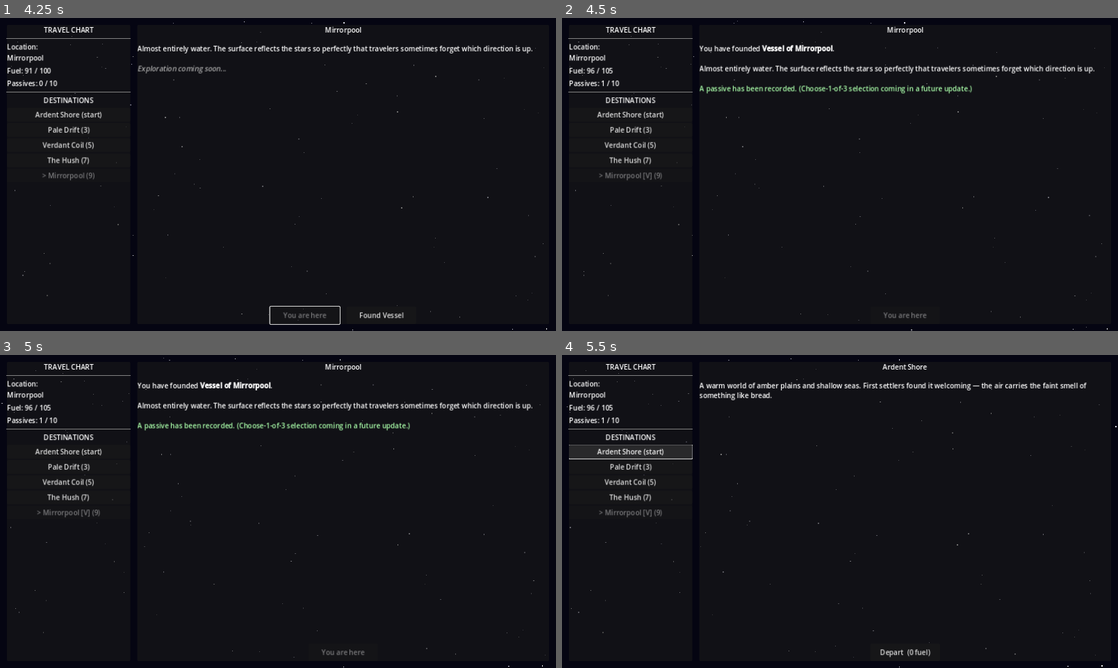
Above: before the commit, frames 1-4 (two rows, left to right).
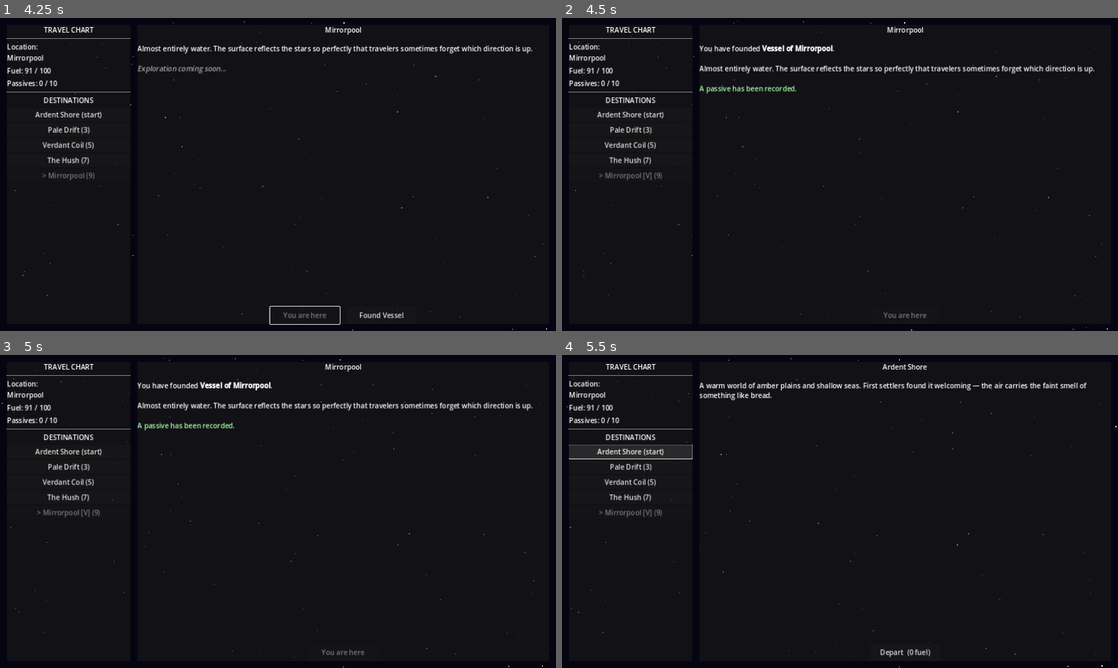
Above: after the commit, the same moments.

Repository: ColdTie/Metanoia-Vessel-2D
Game: Godot game, scene res://scenes/travel/travel_screen.tscn
Same seed, same stepped clock (60 frames per second), same inputs: the game is played once before the commit and once after it.
Inputs:
- Up to frame 1 (4.25 s): click "Pale Drift (3)" at 0.5 s; click "Verdant Coil (5)" at 1.25 s; click "The Hush (7)" at 2 s; click "Mirrorpool (9)" at 2.75 s; click "Depart (9 fuel)" at 3.5 s
- Up to frame 2 (4.5 s): click "Found Vessel" at 4.25 s
- Up to frame 3 (5 s): no input
- Up to frame 4 (5.5 s): click "Ardent Shore (start)" at 5 s

Frame 1 is identical in both runs. In frame 2, 0.4% of the frame differs, in the area x 5-74%, y 15-25%; in frame 3, 0.4%; in frame 4, less than 0.1%.

Commit message:
feat: choose-1-of-3 passive selection on settling
Add Passive Select screen (scenes/ui/passive_select.tscn) shown after
every settlement past the first. GameState gains passive_pool and
draw_passive_choices() to draw 3 random unowned passives; the player
picks one and it's granted via the existing add_passive() flow. First
settlement still auto-grants founding_bonus as before.

Resolves the choose-1-of-3 TODOs in game_state.gd, travel_screen.gd,
and design/systems.md.

Co-Authored-By: Claude Sonnet 5 <noreply@anthropic.com>
Claude-Session: https://claude.ai/code/session_01JkkYFc7PGGhm9wofssaLJJ

Diff:
--- /dev/null
+++ b/scenes/ui/passive_select.tscn
@@ -0,0 +1,6 @@
+[gd_scene load_steps=2 format=3 uid="uid://cpassiveselect1"]
+
+[ext_resource type="Script" path="res://scripts/ui/passive_select.gd" id="1_passive_select"]
+
+[node name="PassiveSelect" type="Control"]
+script = ExtResource("1_passive_select")
--- a/scripts/autoloads/game_state.gd
+++ b/scripts/autoloads/game_state.gd
@@ -15,6 +15,37 @@
 # World catalog — initialized in _ready(); mutated when worlds are settled.
 # Each entry: {id, name, type, description, settled, vessel_name, distance, specimens}
 var world_catalog: Array = []
+
+# Settling reward pool for the choose-1-of-3 flow (all settlements after the
+# first — the first settlement always grants founding_bonus, see
+# TravelScreen._on_settle_pressed). Drawn from until exhausted.
+var passive_pool: Array = [
+	{
+		"id": "root_knowledge",
+		"name": "Root Knowledge",
+		"desc": "Jungle worlds yield extra specimens.",
+	},
+	{
+		"id": "echo_listener",
+		"name": "Echo Listener",
+		"desc": "Unlocks extra creature dialogue options.",
+	},
+	{
+		"id": "frost_hardened",
+		"name": "Frost Hardened",
+		"desc": "Ice-world travel costs 1 less fuel.",
+	},
+	{
+		"id": "tide_reader",
+		"name": "Tide Reader",
+		"desc": "Ocean worlds reveal hidden specimens.",
+	},
+	{
+		"id": "dust_walker",
+		"name": "Dust Walker",
+		"desc": "Desert worlds never trigger forced combat.",
+	},
+]
 
 signal world_changed(new_world: String)
 signal passive_gained(passive: Dictionary)
@@ -111,6 +142,20 @@
 	return true
 
 
+func draw_passive_choices(count: int) -> Array:
+	var owned_ids: Array = []
+	for p in passives:
+		owned_ids.append(p.get("id", ""))
+
+	var available: Array = []
+	for p in passive_pool:
+		if not owned_ids.has(p["id"]):
+			available.append(p)
+
+	available.shuffle()
+	return available.slice(0, min(count, available.size()))
+
+
 func add_passive(passive: Dictionary) -> void:
 	passives.append(passive)
 	passive_gained.emit(passive)
--- a/scripts/travel/travel_screen.gd
+++ b/scripts/travel/travel_screen.gd
@@ -7,6 +7,8 @@
 const STAR_SPEEDS: Array = [12.0, 28.0, 55.0]
 const STAR_COUNTS: Array = [120, 70, 35]
 const STAR_SPAN_W: float = 2560.0   # double viewport width for seamless wrap
+
+const PassiveSelectScene := preload("res://scenes/ui/passive_select.tscn")
 
 var _star_layers: Array = []
 var _star_root: Node2D
@@ -22,6 +24,8 @@
 var _settle_button: Button
 
 var _selected_world_id: String = ""
+var _pending_settle_world_id: String = ""
+var _passive_select: Control
 
 
 func _ready() -> void:
@@ -100,6 +104,10 @@
 	_build_left_panel(root)
 	_build_right_panel(root)
 
+	_passive_select = PassiveSelectScene.instantiate()
+	_passive_select.passive_chosen.connect(_on_passive_chosen)
+	canvas.add_child(_passive_select)
+
 
 func _build_left_panel(parent: Control) -> void:
 	var panel := PanelContainer.new()
@@ -287,30 +295,67 @@
 	if world.get("settled", false):
 		return
 
+	var is_first_settlement: bool = not _any_world_settled()
+
 	world["settled"] = true
 	world["vessel_name"] = "Vessel of " + world["name"]
-
-	# Grant the founding passive (choose-1-of-3 UI is TODO)
-	GameState.add_passive({
-		"id": "founding_bonus",
-		"name": "Founding Bonus",
-		"desc": "The act of founding grants clarity. +5 max fuel.",
-		"source": world["name"],
-	})
-	GameState.max_fuel += 5
-	GameState.refuel(5)
 
 	_settle_button.visible = false
 	_populate_destinations()
 	_refresh_status()
 
+	if is_first_settlement:
+		# First settlement always grants the founding passive.
+		GameState.add_passive({
+			"id": "founding_bonus",
+			"name": "Founding Bonus",
+			"desc": "The act of founding grants clarity. +5 max fuel.",
+			"source": world["name"],
+		})
+		GameState.max_fuel += 5
+		GameState.refuel(5)
+		_show_settled_message(world)
+		SaveLoad.save_game()
+	else:
+		var choices := GameState.draw_passive_choices(3)
+		if choices.is_empty():
+			_show_settled_message(world)
+			SaveLoad.save_game()
+		else:
+			_pending_settle_world_id = world["id"]
+			_world_desc_label.text = \
+				"You have founded [b]" + world["vessel_name"] + "[/b].\n\n" \
+				+ "[color=#aaffaa]Choose a passive to complete the settlement.[/color]"
+			_passive_select.open(choices)
+
+
+func _on_passive_chosen(passive: Dictionary) -> void:
+	var world := GameState.get_world_by_id(_pending_settle_world_id)
+	_pending_settle_world_id = ""
+	if world.is_empty():
+		return
+
+	var granted := passive.duplicate()
+	granted["source"] = world["name"]
+	GameState.add_passive(granted)
+
+	_refresh_status()
+	_show_settled_message(world)
+	SaveLoad.save_game()
+
+
+func _any_world_settled() -> bool:
+	for world in GameState.world_catalog:
+		if world.get("settled", false):
+			return true
+	return false
+
+
+func _show_settled_message(world: Dictionary) -> void:
 	_world_desc_label.text = \
-		"You have founded [b]" + world["vessel_name"] + "[/b].\n\n" \
+		"You have founded [b]" + world.get("vessel_name", "") + "[/b].\n\n" \
 		+ world.get("description", "") \
-		+ "\n\n[color=#aaffaa]A passive has been recorded. " \
-		+ "(Choose-1-of-3 selection coming in a future update.)[/color]"
-
-	SaveLoad.save_game()
+		+ "\n\n[color=#aaffaa]A passive has been recorded.[/color]"
 
 
 func _on_world_changed(_new_world: String) -> void:
--- /dev/null
+++ b/scripts/ui/passive_select.gd
@@ -0,0 +1,88 @@
+extends Control
+
+# Choose-1-of-3 passive reward picker. Instanced once by TravelScreen and
+# reused for every settlement after the first. Hidden until open() is called.
+
+signal passive_chosen(passive: Dictionary)
+
+var _card_row: HBoxContainer
+var _choices: Array = []
+
+
+func _ready() -> void:
+	set_anchors_and_offsets_preset(Control.PRESET_FULL_RECT)
+	visible = false
+	mouse_filter = Control.MOUSE_FILTER_STOP
+	_build_ui()
+
+
+func _build_ui() -> void:
+	var scrim := ColorRect.new()
+	scrim.set_anchors_and_offsets_preset(Control.PRESET_FULL_RECT)
+	scrim.color = Color(0.0, 0.0, 0.02, 0.75)
+	add_child(scrim)
+
+	var center := CenterContainer.new()
+	center.set_anchors_and_offsets_preset(Control.PRESET_FULL_RECT)
+	add_child(center)
+
+	var panel := PanelContainer.new()
+	panel.custom_minimum_size = Vector2(780.0, 260.0)
+	center.add_child(panel)
+
+	var vbox := VBoxContainer.new()
+	vbox.add_theme_constant_override("separation", 12)
+	panel.add_child(vbox)
+
+	var title := Label.new()
+	title.text = "Choose a Passive"
+	title.horizontal_alignment = HORIZONTAL_ALIGNMENT_CENTER
+	vbox.add_child(title)
+	vbox.add_child(HSeparator.new())
+
+	_card_row = HBoxContainer.new()
+	_card_row.alignment = BoxContainer.ALIGNMENT_CENTER
+	_card_row.add_theme_constant_override("separation", 16)
+	_card_row.size_flags_vertical = Control.SIZE_EXPAND_FILL
+	vbox.add_child(_card_row)
+
+
+func open(choices: Array) -> void:
+	_choices = choices
+	for child in _card_row.get_children():
+		child.queue_free()
+
+	for passive in _choices:
+		var card := PanelContainer.new()
+		card.custom_minimum_size = Vector2(230.0, 180.0)
+
+		var card_vbox := VBoxContainer.new()
+		card_vbox.add_theme_constant_override("separation", 8)
+		card.add_child(card_vbox)
+
+		var name_label := Label.new()
+		name_label.text = passive.get("name", "")
+		name_label.horizontal_alignment = HORIZONTAL_ALIGNMENT_CENTER
+		name_label.autowrap_mode = TextServer.AUTOWRAP_WORD_SMART
+		card_vbox.add_child(name_label)
+
+		var desc_label := Label.new()
+		desc_label.text = passive.get("desc", "")
+		desc_label.horizontal_alignment = HORIZONTAL_ALIGNMENT_CENTER
+		desc_label.autowrap_mode = TextServer.AUTOWRAP_WORD_SMART
+		desc_label.size_flags_vertical = Control.SIZE_EXPAND_FILL
+		card_vbox.add_child(desc_label)
+
+		var pick_btn := Button.new()
+		pick_btn.text = "Choose"
+		pick_btn.pressed.connect(_on_pick_pressed.bind(passive))
+		card_vbox.add_child(pick_btn)
+
+		_card_row.add_child(card)
+
+	visible = true
+
+
+func _on_pick_pressed(passive: Dictionary) -> void:
+	visible = false
+	passive_chosen.emit(passive)
Not shown, changed: design/content-log.md
Not shown, changed: design/systems.md
